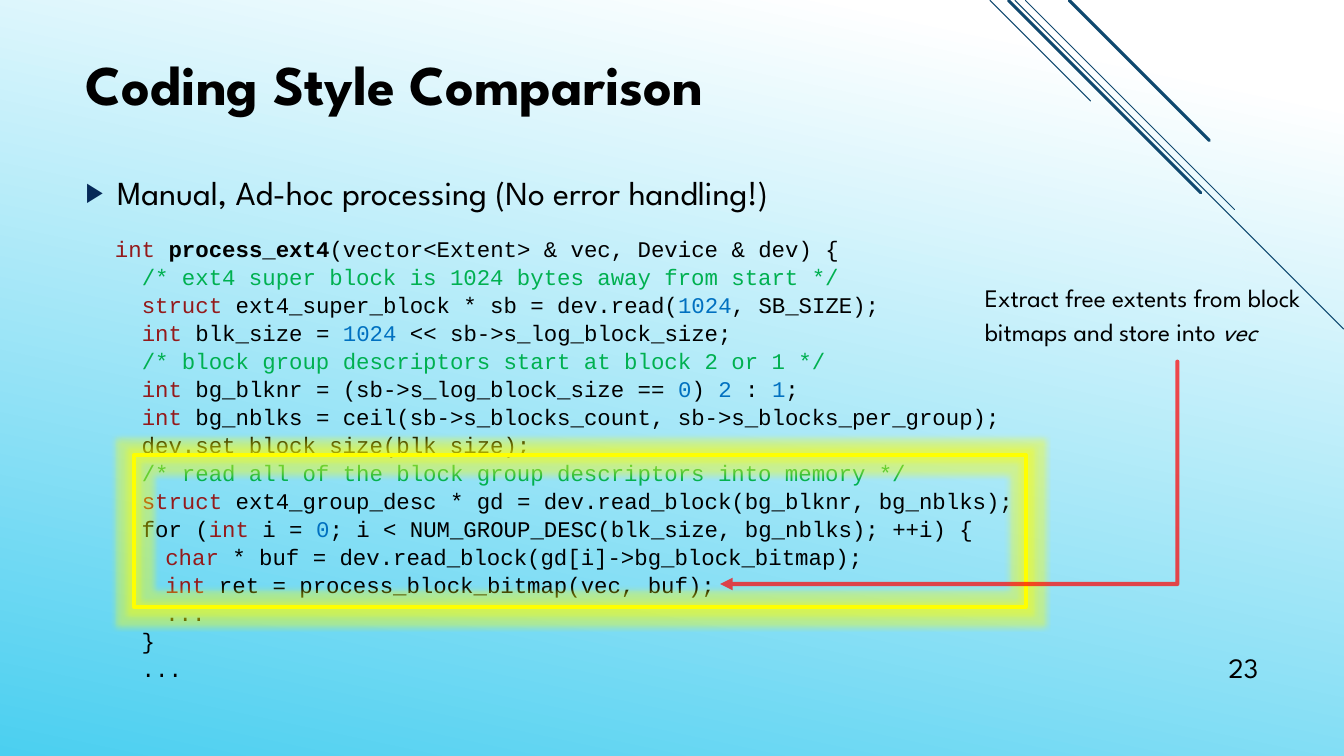
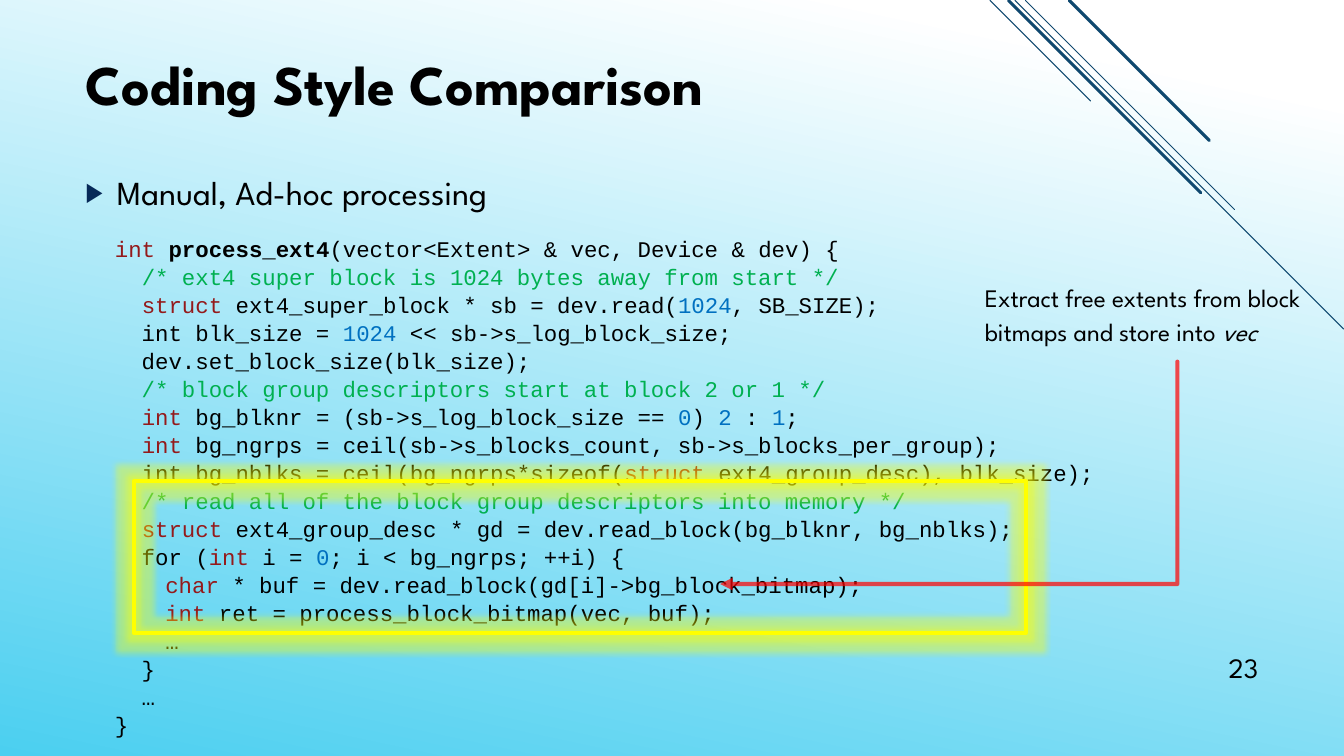
Before and after one commit to jacksun007/spiffy-paper, a slide deck: slide 23 of talk/spiffy_talk.pptx. Drawn at 1344x756 pixels with LibreOffice and Linux fonts; fonts in the diff are those of the drawing. Boxes give left, top, right and bottom in pixels: in the first picture for what was removed or moved away, otherwise in the second. Text is boxed around its words. In the diff, an @@ line names an element or a change of style, - is before the commit and + after.

```diff
--- a/talk/spiffy_talk.pptx
+++ b/talk/spiffy_talk.pptx
@@ text at <box>117,182,487,213</box>: text changed @@
-▶ Manual, Ad-hoc processing (No error handling!)
+▶ Manual, Ad-hoc processing
@@ text at <box>115,241,1094,628</box>: text changed @@
-...
+…
@@ text at <box>115,241,1094,628</box>: text changed @@
-...
+…
+}
@@ text at <box>142,325,731,346</box>: text colour #941A1B to #000000 in "int" @@
@@ text at <box>142,353,531,374</box>: paragraph added @@
+dev.set_block_size(blk_size);
@@ text at <box>142,437,1094,488</box>: text changed @@
-int bg_nblks = ceil(sb->s_blocks_count, sb->s_blocks_per_group);
-dev.set_block_size(blk_size);
+int bg_ngrps = ceil(sb->s_blocks_count, sb->s_blocks_per_group);
+int bg_nblks = ceil(bg_ngrps*sizeof(struct ext4_group_desc), blk_size);
@@ rectangle: place and size @@
-rectangle at <box>134,455,1026,607</box>
+rectangle at <box>134,482,1026,634</box>
@@ text at <box>142,549,598,572</box>: text changed @@
-for (int i = 0; i < NUM_GROUP_DESC(blk_size, bg_nblks); ++i) {
+for (int i = 0; i < bg_ngrps; ++i) {
```
Also in this commit, not shown: 22 other slides changed, 1 slide added, 1 slide removed, 1 other file.
